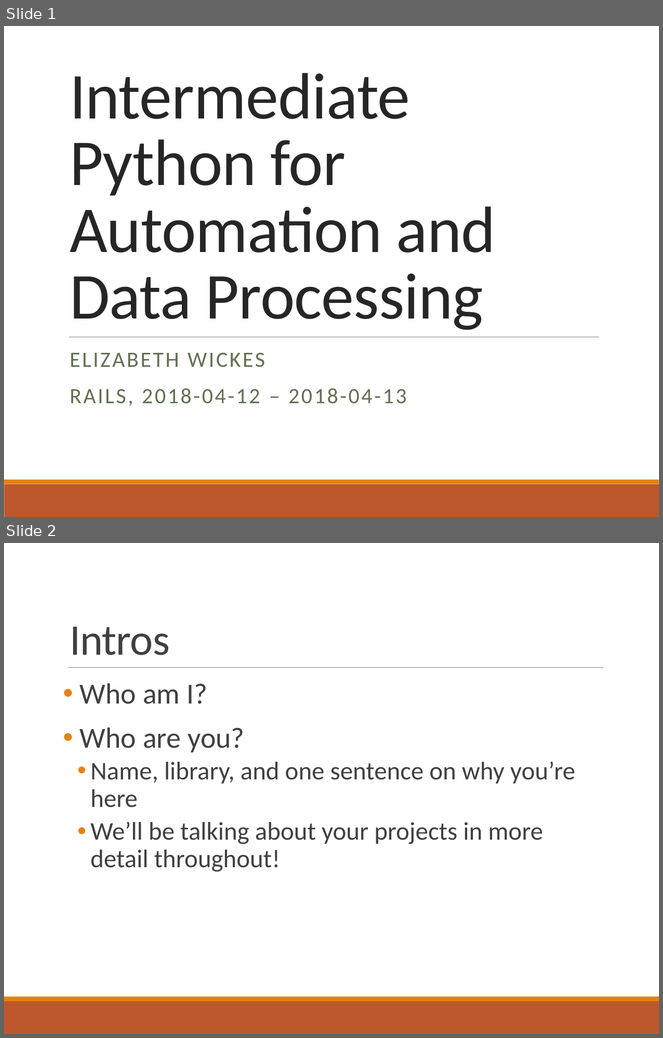
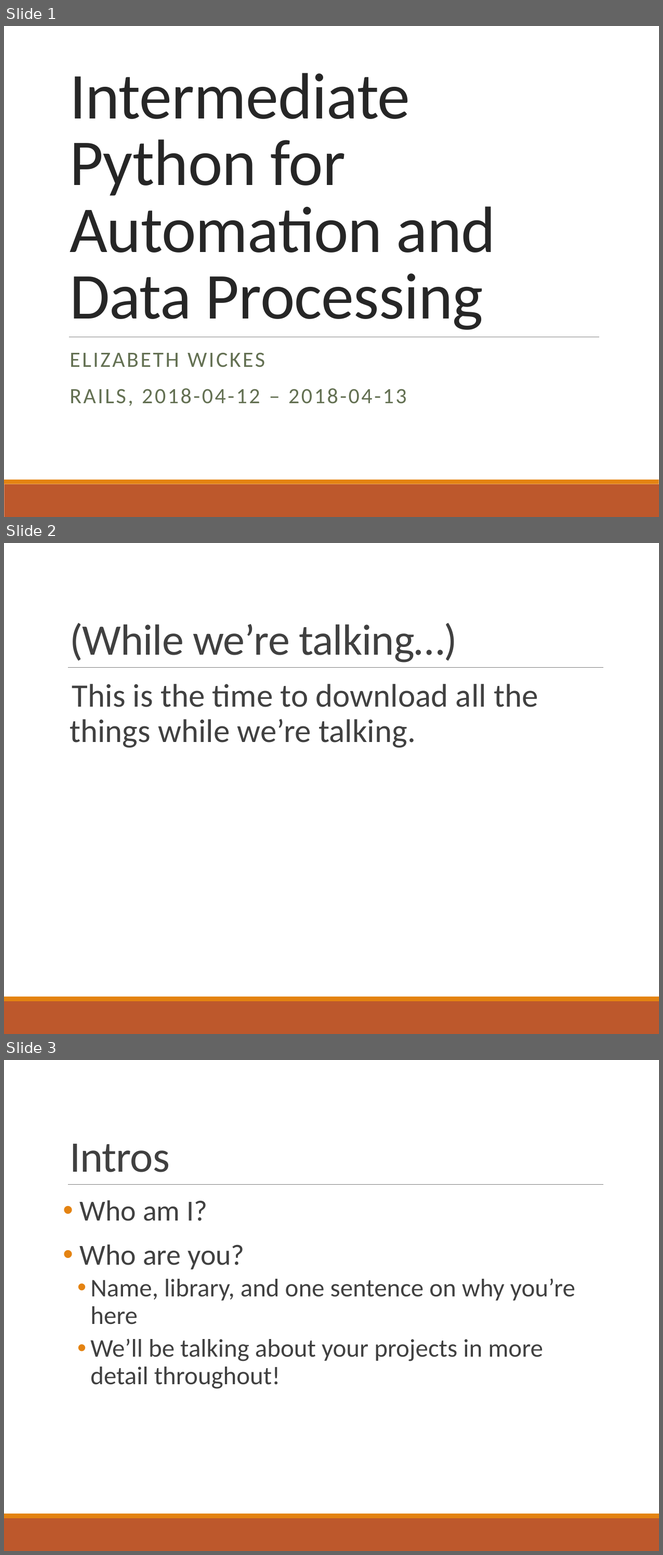
Before and after one commit to elliewix/RAILS-intermed-python-april-2018, a slide deck: RAILS.pptx. Shown one above the other, each under a label of ours: slides 1 and 2 before the commit, slides 1, 2 and 3 after it. The pictures are 663x1038 and 663x1555 pixels, drawn with LibreOffice and Linux fonts; fonts in the diff are those of the drawing. Boxes give left, top, right and bottom in pixels: in the first picture for what was removed or moved away, otherwise in the second. Text is boxed around its words. In the diff, an @@ line names an element or a change of style, - is before the commit and + after.

```diff
--- a/RAILS.pptx
+++ b/RAILS.pptx
@@ slide 2 added at <box>4,543,659,1034</box>, background #FFFFFF; not listed: 3 template elements that a slide beside it also shows @@
@@ title added at <box>70,623,457,663</box>, 48 pt, text #404040 @@
+(While we’re talking…)
@@ text added at <box>70,684,538,748</box>, 36 pt, text #404040 @@
+  This is the time to download all the things while we’re talking.
@@ what was slide 2 is now slide 3 @@
```
Also in this commit, not shown: 49 other slides added.
